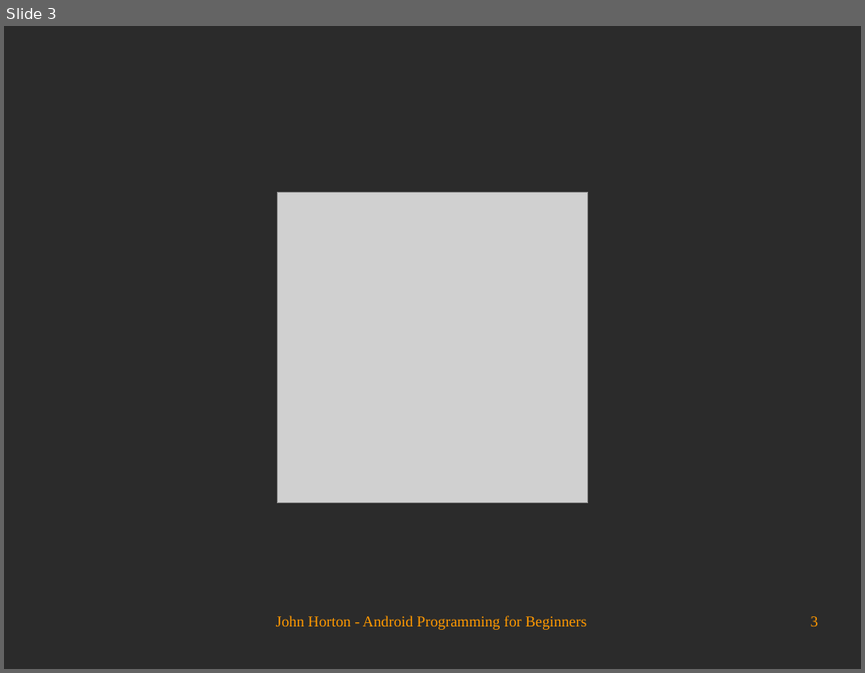
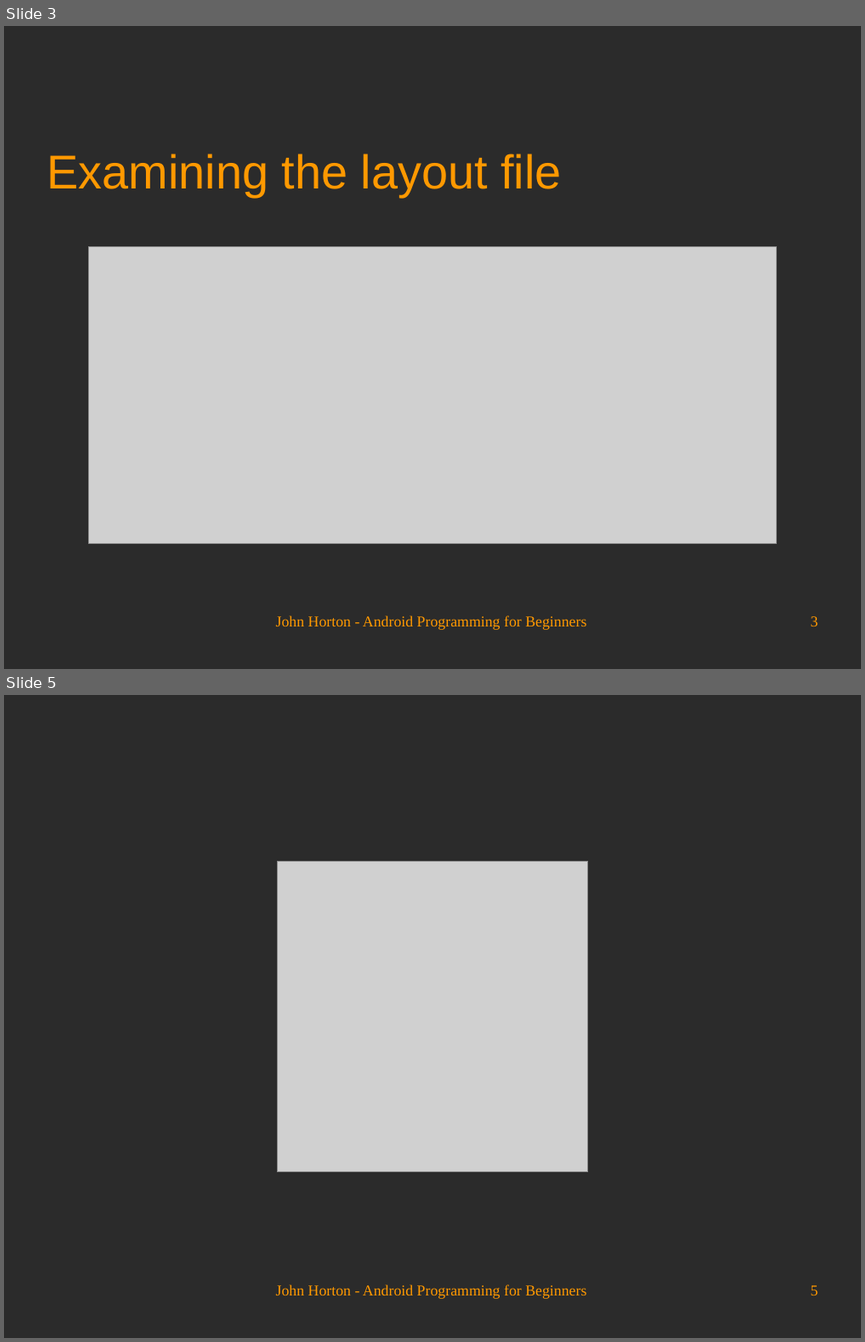
Before and after one commit to Academy-Soft-Intellect/Android-Programming-for-Beginners, a slide deck: 02_Java_First_Contact.odp. Shown one above the other, each under a label of ours: slide 3 before the commit, slides 3 and 5 after it; the slides between them are not shown. The pictures are 865x673 and 865x1342 pixels, drawn with LibreOffice and Linux fonts; fonts in the diff are those of the drawing; grey boxes stand for pictures; background and template pictures are left out; a plain dark background stands for a picture behind light text. Boxes give left, top, right and bottom in pixels: in the first picture for what was removed or moved away, otherwise in the second. Text is boxed around its words. In the diff, an @@ line names an element or a change of style, - is before the commit and + after.

```diff
--- a/02_Java_First_Contact.odp
+++ b/02_Java_First_Contact.odp
@@ slide 3 added at [4, 26, 861, 669], background picture (left out) @@
@@ title added at [46, 154, 561, 197], 44 pt, text #FF9900 @@
+Examining the layout file
@@ picture added at [89, 246, 776, 543] @@
@@ text added at [276, 615, 586, 630], 14 pt, text #FF9900 @@
+John Horton - Android Programming for Beginners
@@ page number added at [811, 616, 818, 626], 14 pt, text #FF9900 @@
+3
@@ what was slide 3 is now slide 5 @@
@@ page number at [811, 1285, 818, 1295]: text changed @@
-3
+5
```
Also in this commit, not shown: 2 slides changed, 1 other slide added.
